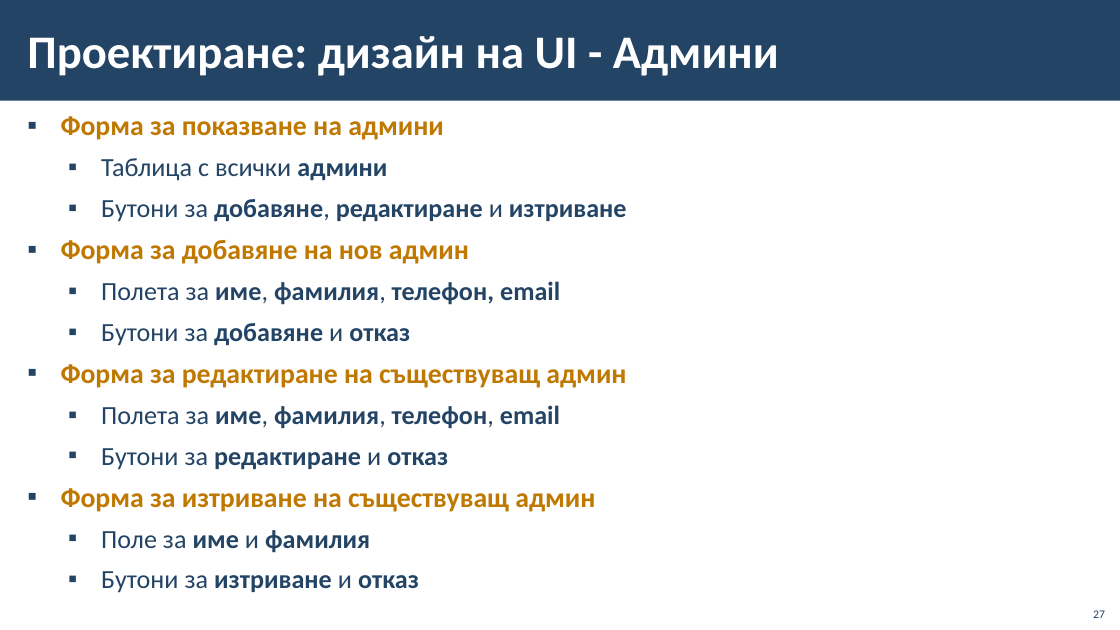
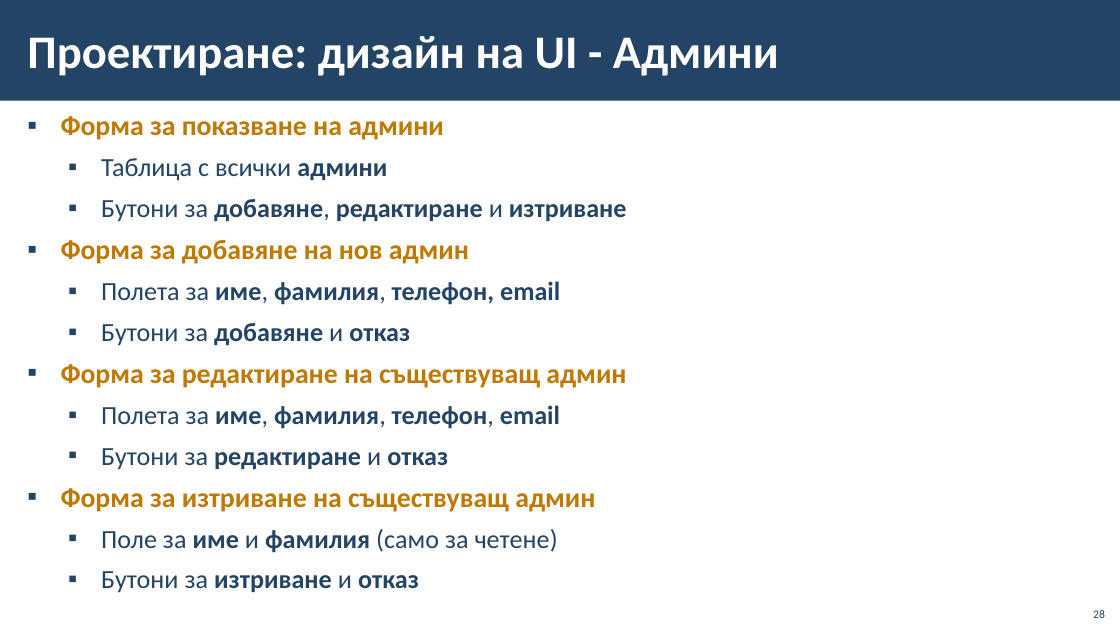
Before and after one commit to BG-IT-Edu/School-Programming, a slide deck: slide 28 of Courses/Software-Sciences/Module-4-Information-Systems-New/09-Lifecycle-of-Information-System/09-Lifecycle-of-Information-System.pptx (slide 27 before the commit). Drawn at 1120x630 pixels with LibreOffice and Linux fonts; fonts in the diff are those of the drawing; background and template pictures are left out. Boxes give left, top, right and bottom in pixels: in the first picture for what was removed or moved away, otherwise in the second. Text is boxed around its words. In the diff, an @@ line names an element or a change of style, - is before the commit and + after.

```diff
--- a/Courses/Software-Sciences/Module-4-Information-Systems-New/09-Lifecycle-of-Information-System/09-Lifecycle-of-Information-System.pptx
+++ b/Courses/Software-Sciences/Module-4-Information-Systems-New/09-Lifecycle-of-Information-System/09-Lifecycle-of-Information-System.pptx
@@ text at <box>101,529,558,553</box>: text changed; bold off @@
-  ▪ Поле за име и фамилия
+  ▪ Поле за име и фамилия (само за четене)
@@ page number at <box>1093,610,1105,618</box>: text changed @@
-27
+28
```
Also in this commit, not shown: 3 other slides changed, 1 slide added.
